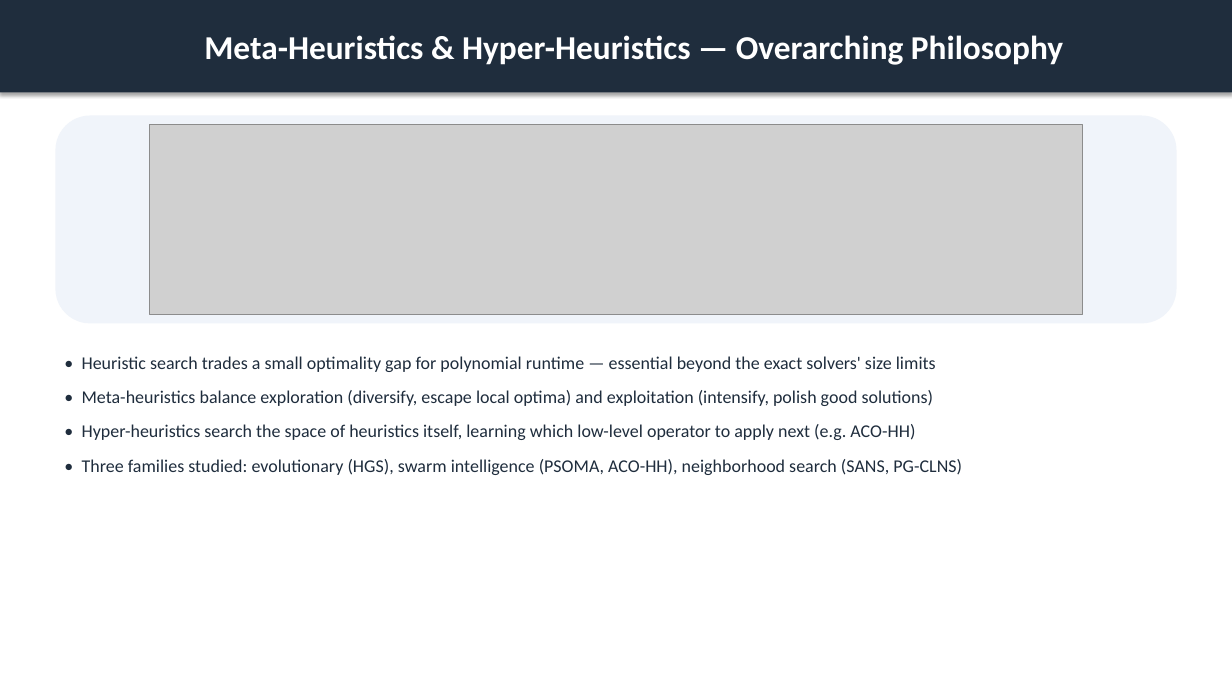
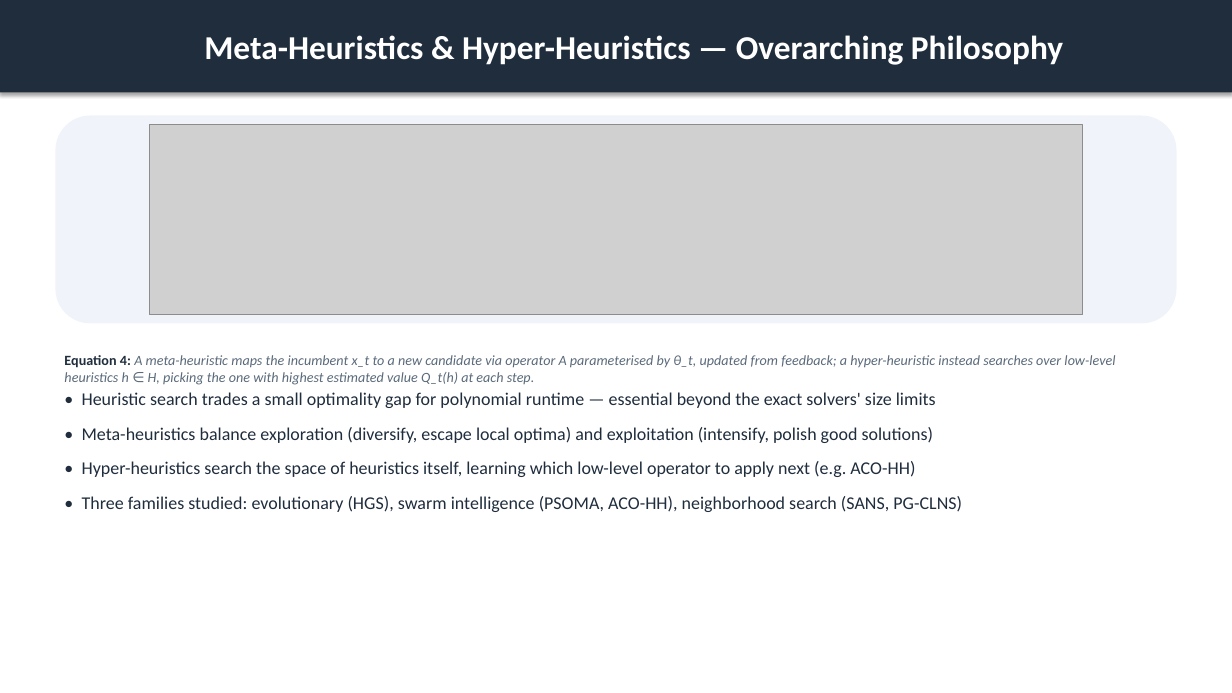
Before and after one commit to ACFHarbinger/WSmartPlus-Route, a slide deck: slide 7 of assets/windows/wsmart_route_results.pptx. Drawn at 1232x693 pixels with LibreOffice and Linux fonts; fonts in the diff are those of the drawing; grey boxes stand for pictures. Boxes give left, top, right and bottom in pixels: in the first picture for what was removed or moved away, otherwise in the second. Text is boxed around its words. In the diff, an @@ line names an element or a change of style, - is before the commit and + after.

```diff
--- a/assets/windows/wsmart_route_results.pptx
+++ b/assets/windows/wsmart_route_results.pptx
@@ text added at <box>64,355,1115,385</box>, 11 pt, text #5A6A7A, italic @@
+Equation 4: A meta-heuristic maps the incumbent x_t to a new candidate via operator A parameterised by θ_t, updated from feedback; a hyper-heuristic instead searches over low-level heuristics h ∈ H, picking the one with highest estimated value Q_t(h) at each step.
@@ text "• Heuristic search trades a ...": place and size @@
-text "• Heuristic search trades a ..." at <box>82,356,962,475</box>
+text "• Heuristic search trades a ..." at <box>82,392,962,512</box>
```
Also in this commit, not shown: 14 other slides changed, 1 slide added, 13 other files.
